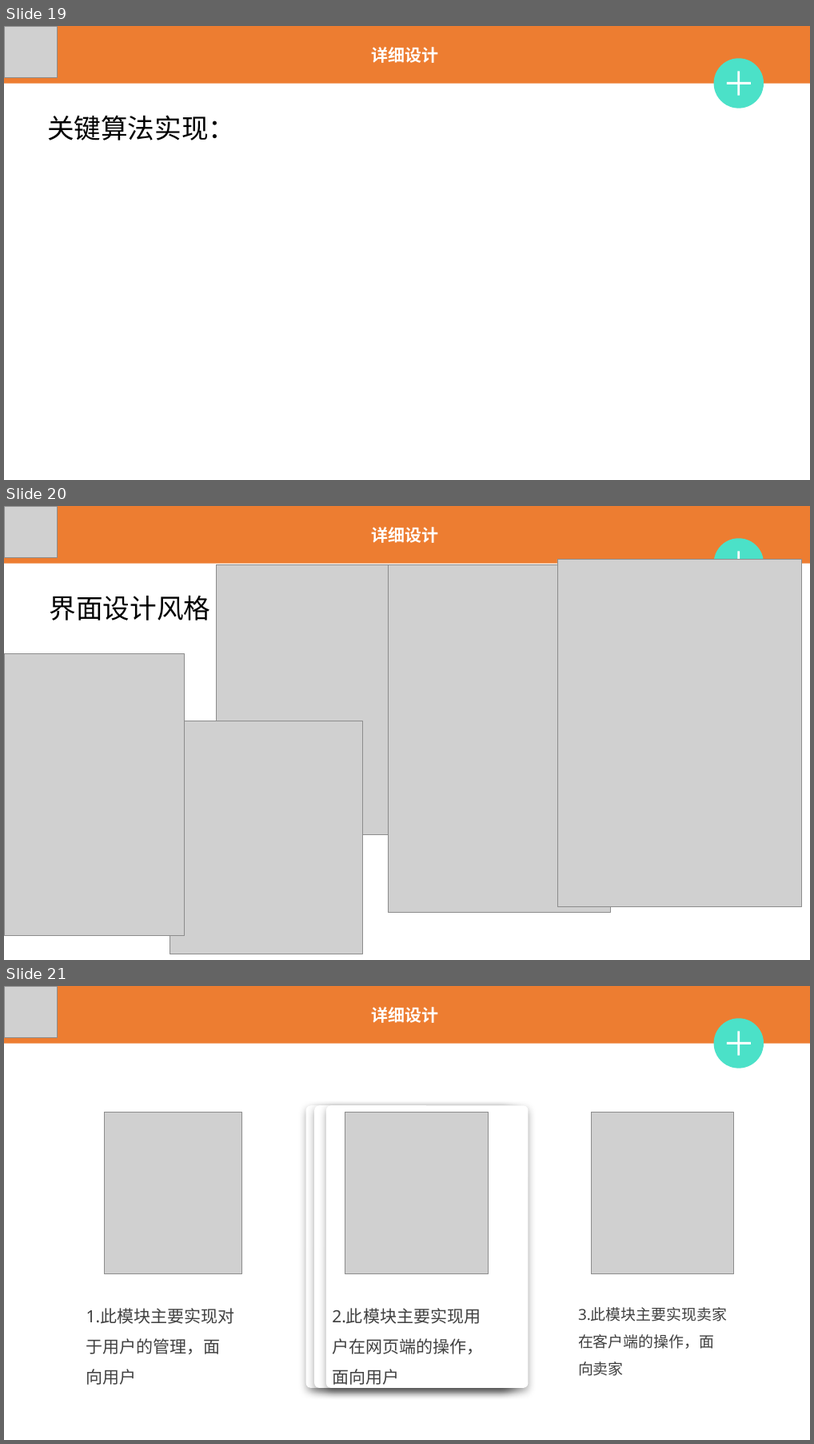
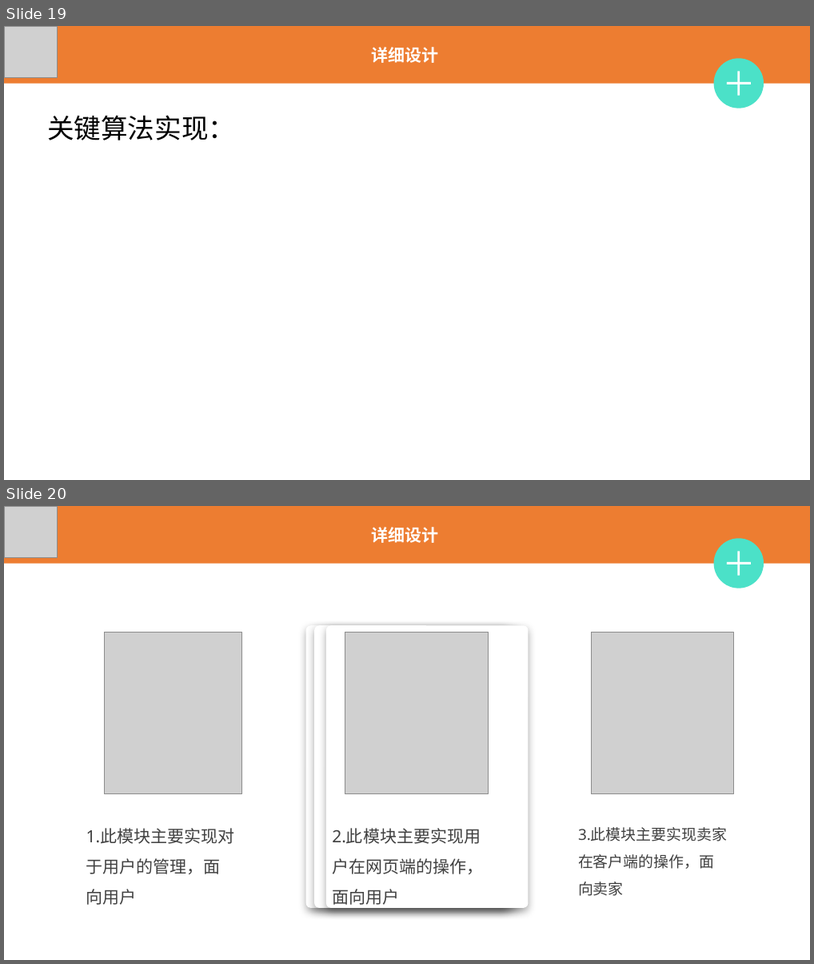
Before and after one commit to HOLMEScdk/SE2017G03, a slide deck: 设计/设计阶段评审PPT.pptx. Shown one above the other, each under a label of ours: slides 19, 20 and 21 before the commit, slides 19 and 20 after it. The pictures are 814x1444 and 814x964 pixels, drawn with LibreOffice and Linux fonts; fonts in the diff are those of the drawing; grey boxes stand for pictures. Boxes give left, top, right and bottom in pixels: in the first picture for what was removed or moved away, otherwise in the second. Text is boxed around its words. In the diff, an @@ line names an element or a change of style, - is before the commit and + after.

```diff
--- a/设计/设计阶段评审PPT.pptx
+++ b/设计/设计阶段评审PPT.pptx
@@ slide 20 removed at (4, 506, 810, 960), background #FFFFFF @@
@@ rectangle removed at (4, 506, 810, 564) @@
-详细设计
@@ picture removed at (4, 506, 58, 557) @@
@@ ellipse removed at (714, 538, 765, 588) @@
@@ rectangle removed at (738, 552, 740, 576) @@
@@ picture removed at (216, 564, 389, 834) @@
@@ picture removed at (389, 564, 610, 912) @@
@@ picture removed at (558, 560, 802, 907) @@
@@ text removed at (50, 595, 211, 620) @@
-界面设计风格
@@ picture removed at (4, 654, 184, 935) @@
@@ picture removed at (170, 720, 362, 953) @@
@@ what was slide 21 is now slide 20 @@
```
Also in this commit, not shown: 6 slides changed, 2 other files.
